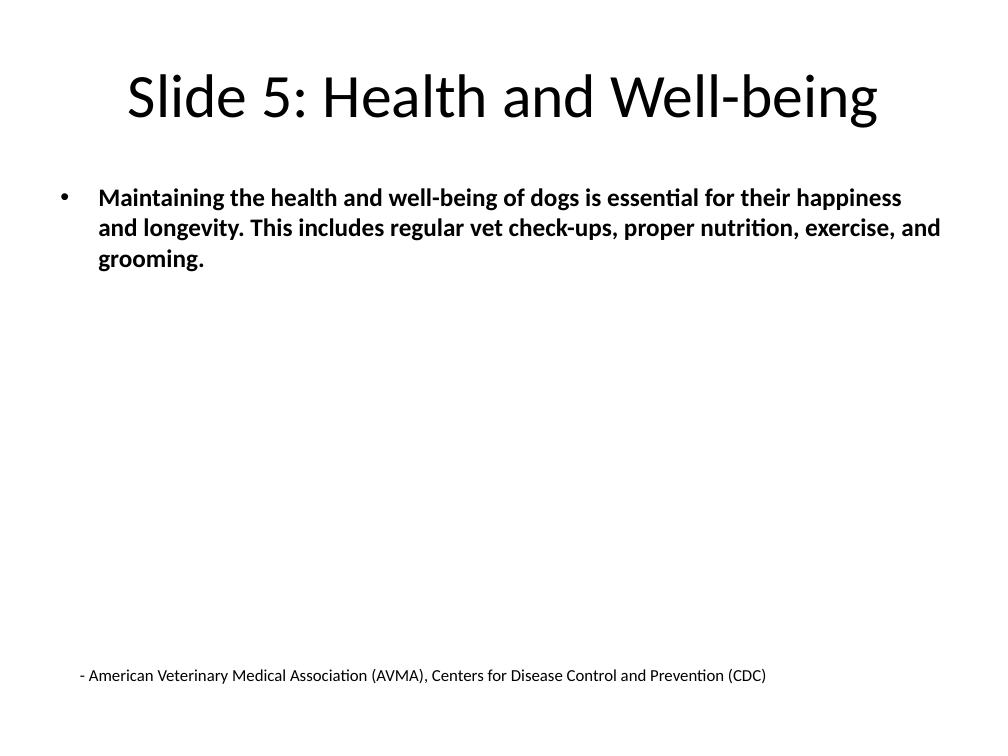
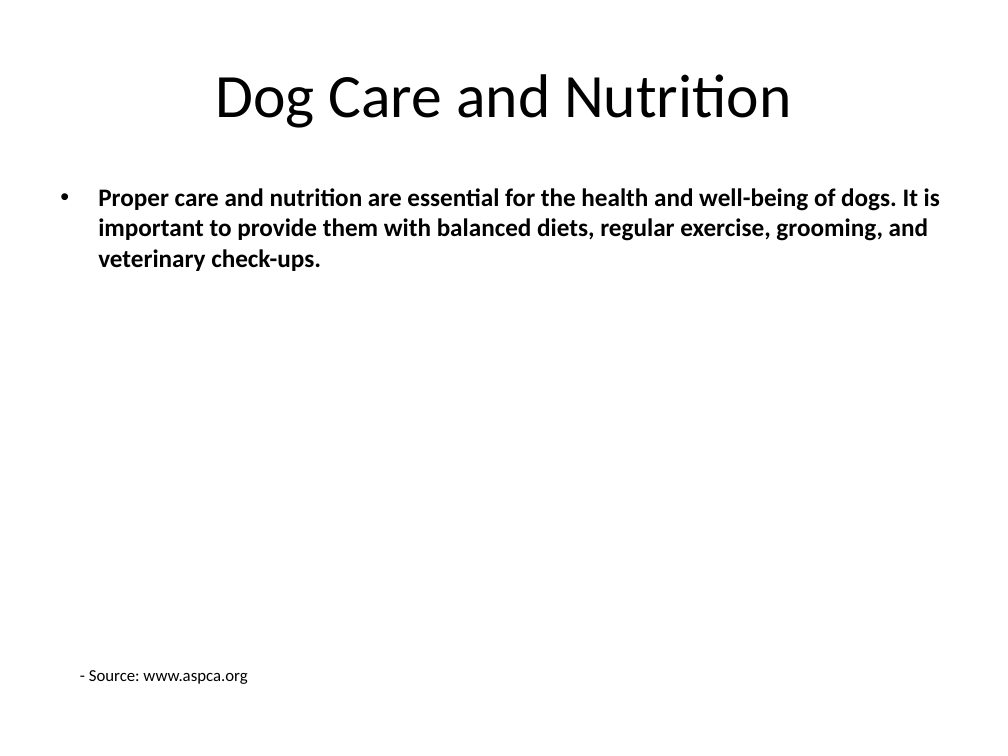
Before and after one commit to infrasvc-magang/test, a slide deck: slide 6 of backend/project/PPTX/Dog_presentation.pptx. Drawn at 1008x756 pixels with LibreOffice and Linux fonts; fonts in the diff are those of the drawing. Boxes give left, top, right and bottom in pixels: in the first picture for what was removed or moved away, otherwise in the second. Text is boxed around its words. In the diff, an @@ line names an element or a change of style, - is before the commit and + after.

```diff
--- a/backend/project/PPTX/Dog_presentation.pptx
+++ b/backend/project/PPTX/Dog_presentation.pptx
@@ title at box(215, 74, 791, 128): text changed @@
-Slide 5: Health and Well-being
+Dog Care and Nutrition
@@ text at box(98, 188, 940, 271): text changed @@
-• Maintaining the health and well-being of dogs is essential for their happiness and longevity. This includes regular vet check-ups, proper nutrition, exercise, and grooming.
+• Proper care and nutrition are essential for the health and well-being of dogs. It is important to provide them with balanced diets, regular exercise, grooming, and veterinary check-ups.
@@ text at box(89, 670, 247, 684): text changed @@
-- American Veterinary Medical Association (AVMA), Centers for Disease Control and Prevention (CDC)
+- Source: www.aspca.org
```
Also in this commit, not shown: 6 other slides changed, 3 slides added, 3 slides removed, 4 other files.
